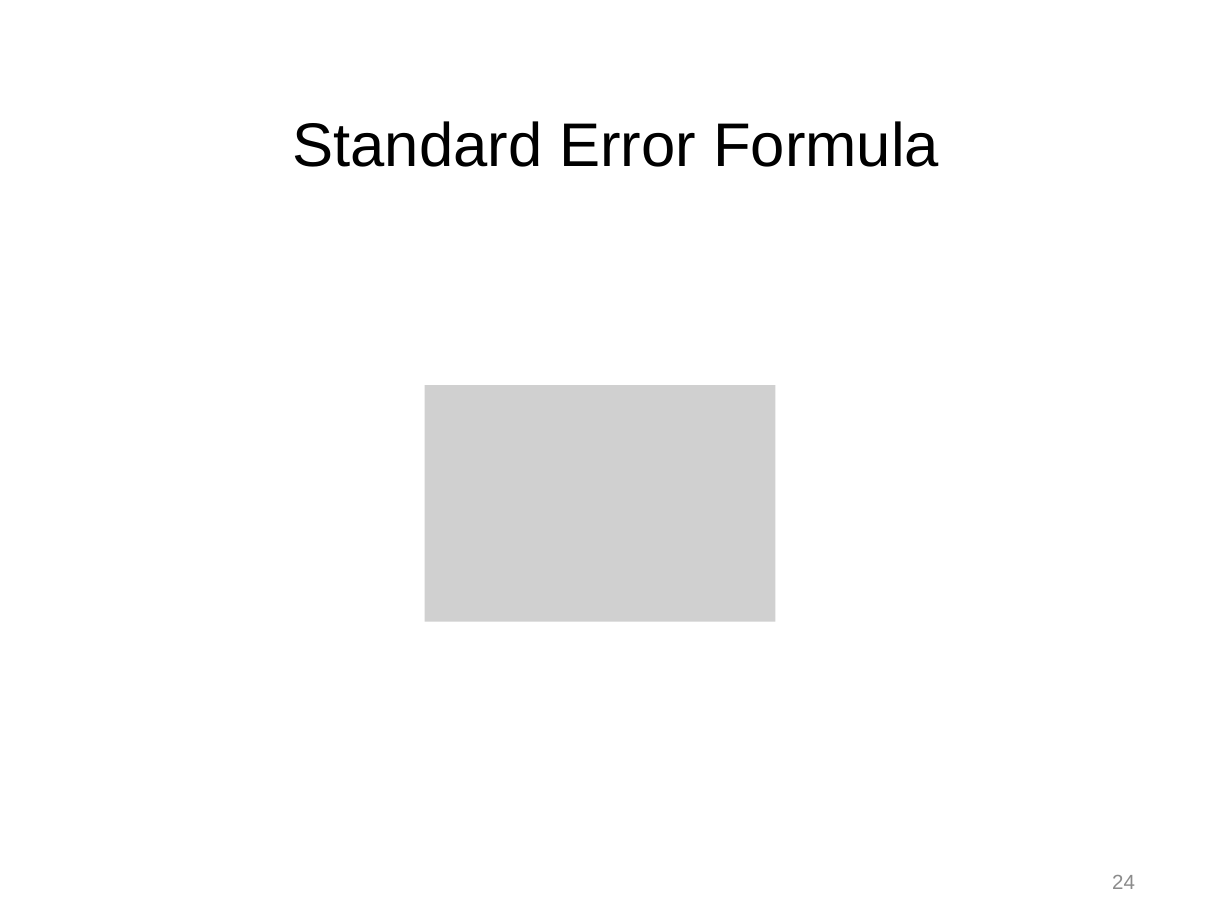
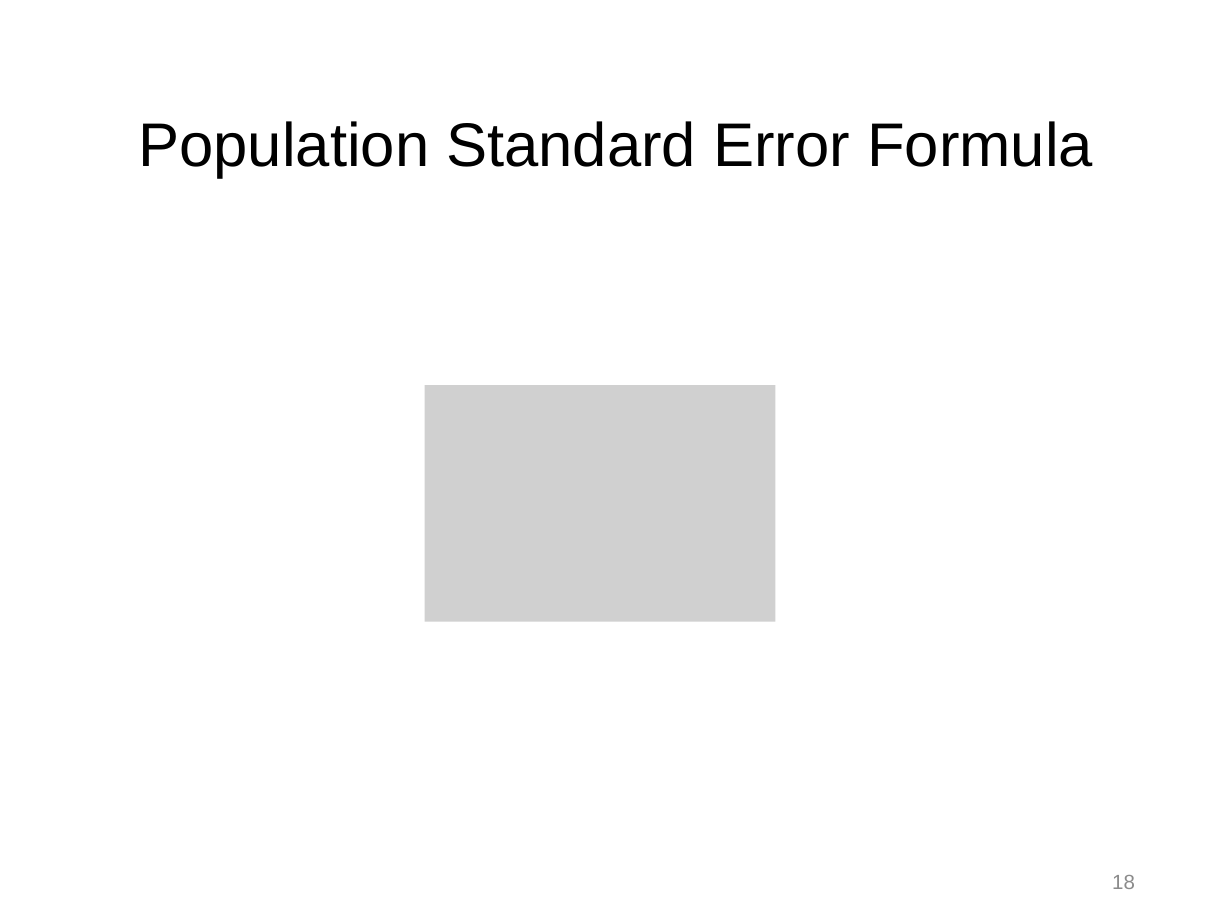
Before and after one commit to npm27/Teaching-Materials, a slide deck: slide 18 of Stats/Slides/2 Chapter 2 Slides.pptx (slide 24 before the commit). Drawn at 1232x924 pixels with LibreOffice and Linux fonts; fonts in the diff are those of the drawing; grey boxes stand for pictures. Boxes give left, top, right and bottom in pixels: in the first picture for what was removed or moved away, otherwise in the second. Text is boxed around its words. In the diff, an @@ line names an element or a change of style, - is before the commit and + after.

```diff
--- a/Stats/Slides/2 Chapter 2 Slides.pptx
+++ b/Stats/Slides/2 Chapter 2 Slides.pptx
@@ title at box(138, 121, 1093, 178): text changed @@
-Standard Error Formula
+Population Standard Error Formula
@@ page number at box(1112, 875, 1135, 889): text changed @@
-24
+18
```
Also in this commit, not shown: 6 other slides changed, 6 slides removed, 3 other files.
